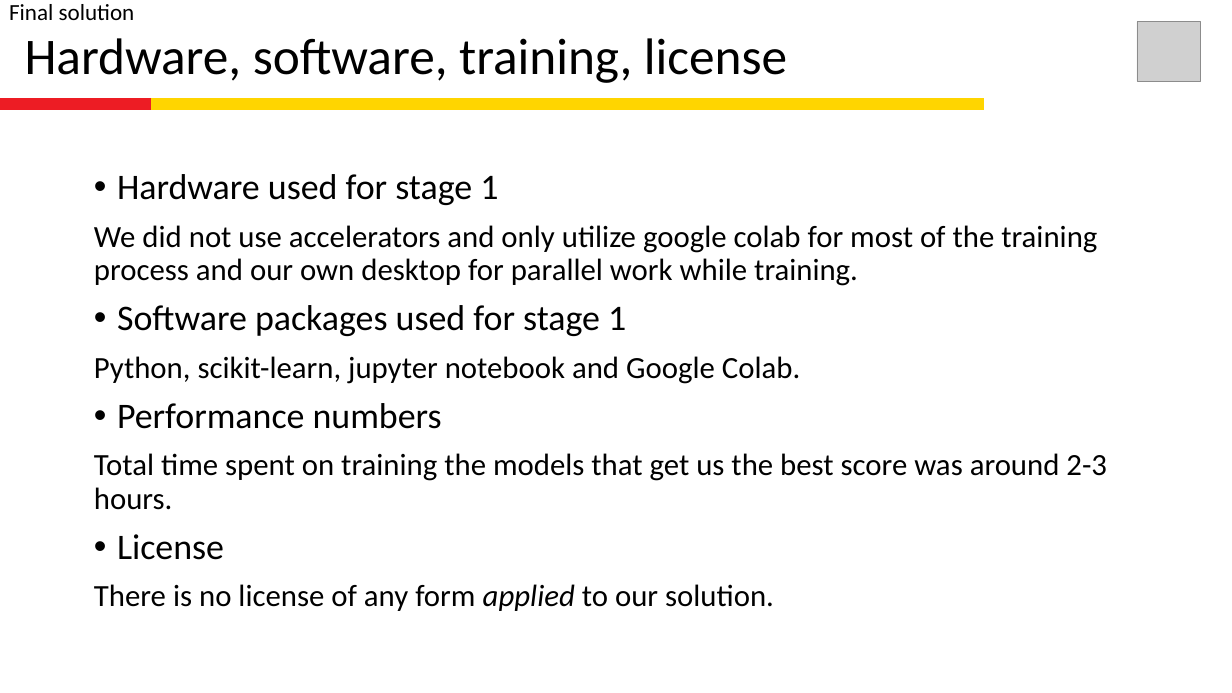
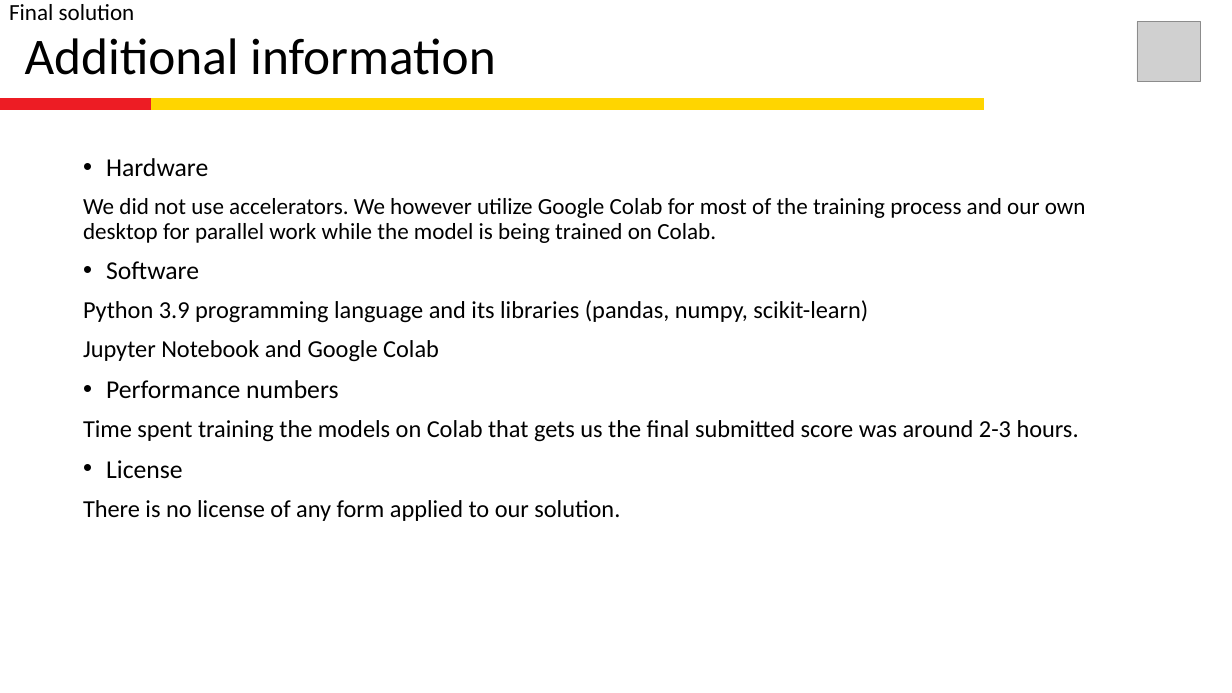
Before and after one commit to paramudya/alexandra-for-shellai, a slide deck: slide 9 of alexandra_pitch-stage1-v1.pptx (slide 7 before the commit). Drawn at 1232x693 pixels with LibreOffice and Linux fonts; fonts in the diff are those of the drawing; grey boxes stand for pictures; background and template pictures are left out. Boxes give left, top, right and bottom in pixels: in the first picture for what was removed or moved away, otherwise in the second. Text is boxed around its words. In the diff, an @@ line names an element or a change of style, - is before the commit and + after.

```diff
--- a/alexandra_pitch-stage1-v1.pptx
+++ b/alexandra_pitch-stage1-v1.pptx
@@ title at <box>25,38,495,75</box>: text changed @@
-Hardware, software, training, license
+Additional information
@@ rectangle: place and size @@
-rectangle at <box>0,104,1232,625</box>
+rectangle at <box>0,104,1232,693</box>
@@ text "Hardware": place and size @@
-text "Hardware" at <box>94,174,1107,611</box>
+text "Hardware" at <box>83,158,1086,521</box>
@@ text at <box>83,158,1086,362</box>: text changed; size 24 to 18 pt @@
-• Hardware used for stage 1
-We did not use accelerators and only utilize google colab for most of the training process and our own desktop for parallel work while training.
-• Software packages used for stage 1
-Python, scikit-learn, jupyter notebook and Google Colab.
+• Hardware
+We did not use accelerators. We however utilize Google Colab for most of the training process and our own desktop for parallel work while the model is being trained on Colab.
+• Software
+Python 3.9 programming language and its libraries (pandas, numpy, scikit-learn)
+Jupyter Notebook and Google Colab
@@ text at <box>83,380,620,521</box>: size 28 to 20 pt in "Performance numbers", "License"; size 24 to 19 pt in "There is no license of any form ..."; italic off in "applied" @@
@@ text at <box>83,420,1079,442</box>: text changed; size 24 to 19 pt @@
-Total time spent on training the models that get us the best score was around 2-3 hours.
+Time spent training the models on Colab that gets us the final submitted score was around 2-3 hours.
```
Also in this commit, not shown: 6 other slides changed, 2 slides added, 1 other file.
